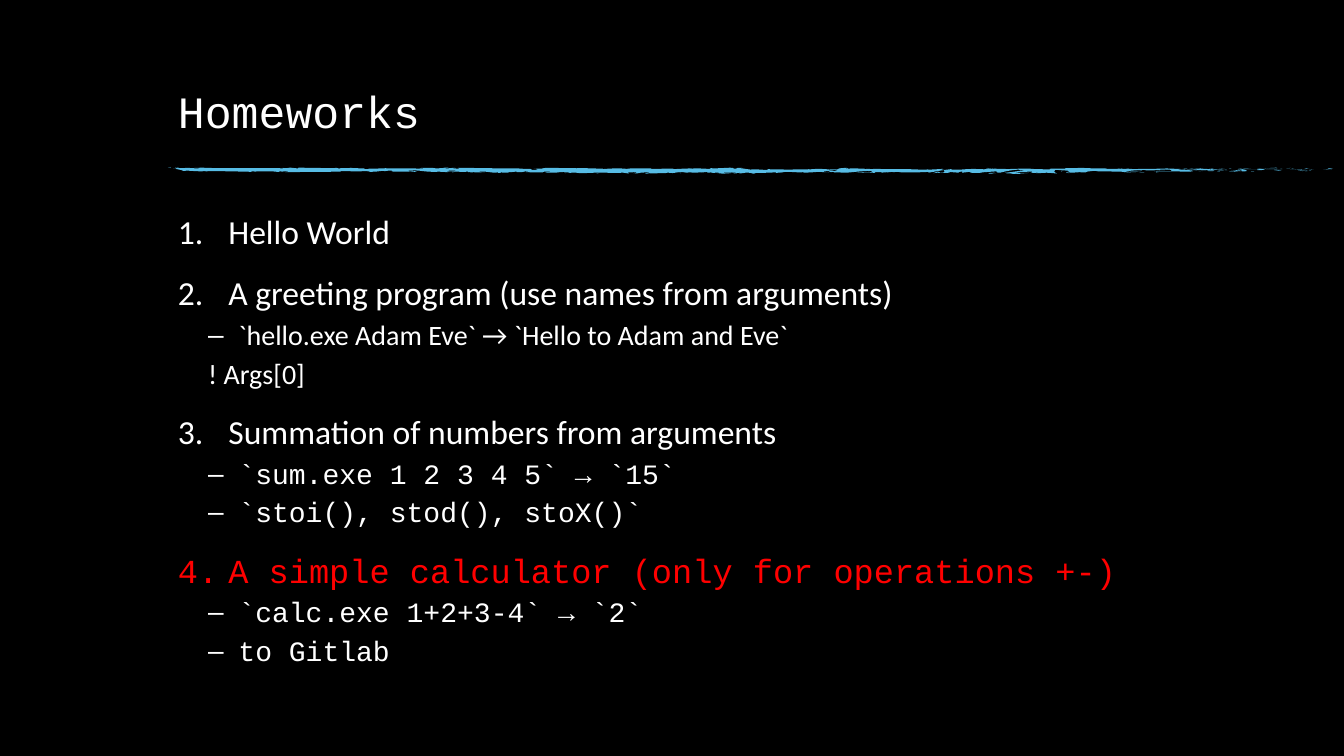
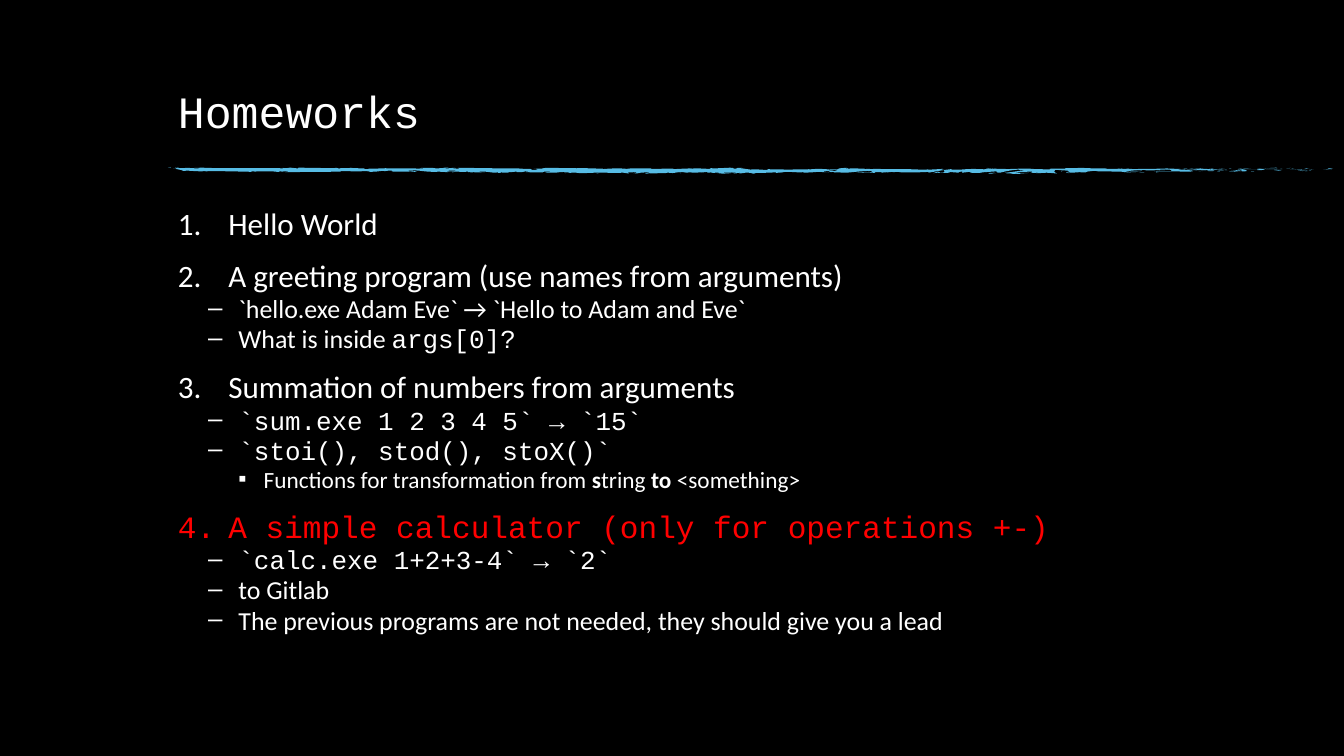
Before and after one commit to fan1x/fan1x.github.io, a slide deck: slide 11 of data/2021-22/cpp/ex01.pptx (slide 10 before the commit). Drawn at 1344x756 pixels with LibreOffice and Linux fonts; fonts in the diff are those of the drawing; background and template pictures are left out. Boxes give left, top, right and bottom in pixels: in the first picture for what was removed or moved away, otherwise in the second. Text is boxed around its words. In the diff, an @@ line names an element or a change of style, - is before the commit and + after.

```diff
--- a/data/2021-22/cpp/ex01.pptx
+++ b/data/2021-22/cpp/ex01.pptx
@@ text at (228, 213, 974, 599): size 24 to 22.2 pt in "Hello World", "A greeting program (use names from arguments)", "Summation of numbers from arguments", "A simple calculator (only for operations +-)"; size 20 to 18.5 pt in "`hello.exe Adam Eve` → `Hello to Adam ...", "`sum.exe 1 2 3 4 5` → ...", "`stoi(), stod(), stoX()`", "`calc.exe 1+2+3-4` → `2`" and 1 more places; font Courier New to Calibri in "to Gitlab"; line spacing 0.9 to 0.7 @@
@@ text at (238, 329, 516, 354): text changed; size 20 to 18.5 pt @@
-  ! Args[0]
+  – What is inside args[0]?
@@ text at (264, 472, 800, 492): paragraph added @@
+    ▪ Functions for transformation from string to <something>
@@ text at (238, 612, 943, 635): paragraph added @@
+  – The previous programs are not needed, they should give you a lead
```
Also in this commit, not shown: 7 other slides changed, 1 slide added, 1 other file.
